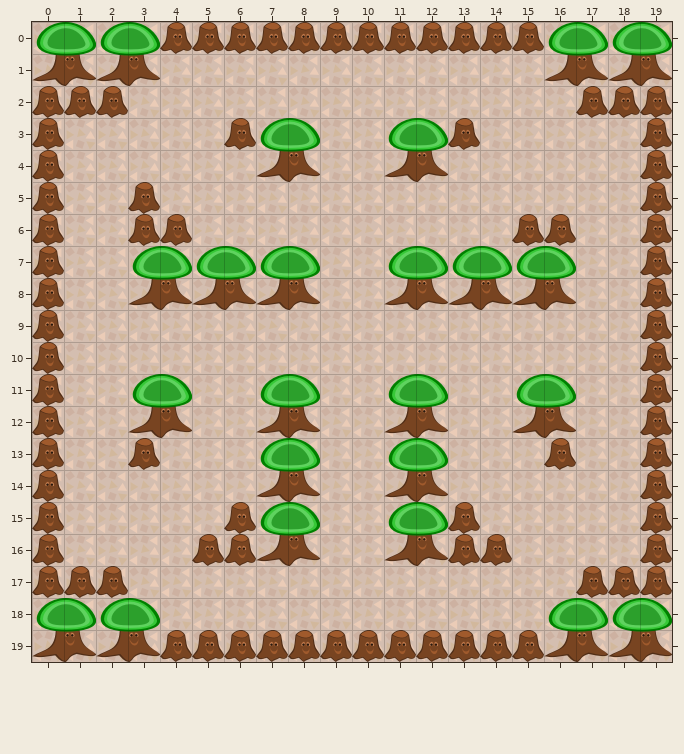
Two states of a Tiled map (JSON), levels/level1.json. Above is the file before it was changed.
Cells are 64x64 px. Shown: x 0..19, y 0..19.
New version:
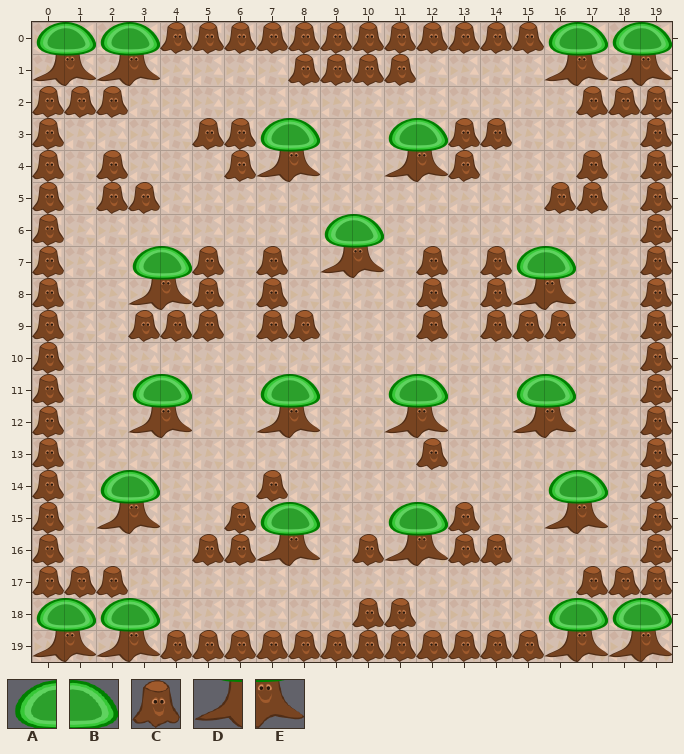
Key: from "tiles": A 50, B 51, C 57, D 58, E 59.
_ is an empty cell.
Diff:
Layer "Objects":
There is now tile A in row 6 at x 9; in row 14 at x 2 and 16.
There is now tile B in row 6 at x 10; in row 14 at x 3 and 17.
The edit turns tile A into tile C in row 7 at x 5 and 7.
The edit turns tile B into tile C in row 7 at x 12 and 14; in row 13 at x 12.
The edit turns tile D into tile C in row 8 at x 5 and 7; in row 14 at x 7.
The edit turns tile E into tile C in row 8 at x 12 and 14.
There is now tile C in row 1 at x 8 to 11; in row 3 at x 5 and 14; in row 4 at x 2, 6, 13 and 17; in row 5 at x 2 and 16 to 17; in row 9 at x 3 to 5, 7 to 8, 12 and 14 to 16; in row 16 at x 10.
There is now tile C in row 18 at x 10 to 11.
There is now tile D in row 7 at x 9; in row 15 at x 2 and 16.
There is now tile E in row 7 at x 10; in row 15 at x 3 and 17.
Tile A is gone in row 7 at x 11 and 13; in row 13 at x 7 and 11.
Tile B is gone in row 7 at x 6 and 8; in row 13 at x 8.
Tile C is gone in row 6 at x 3 to 4 and 15 to 16; in row 13 at x 3 and 16.
Tile D is gone in row 8 at x 11 and 13; in row 14 at x 11.
Tile E is gone in row 8 at x 6 and 8; in row 14 at x 8 and 12.
Pixel boxes of the changes (left, top, right, bottom) in both pictures:
added: (288, 54, 416, 86)
changed: (96, 118, 608, 342)
changed: (96, 438, 160, 534)
changed: (256, 438, 320, 502)
changed: (384, 438, 448, 502)
changed: (544, 438, 608, 534)
added: (352, 534, 384, 566)
added: (352, 598, 416, 630)
